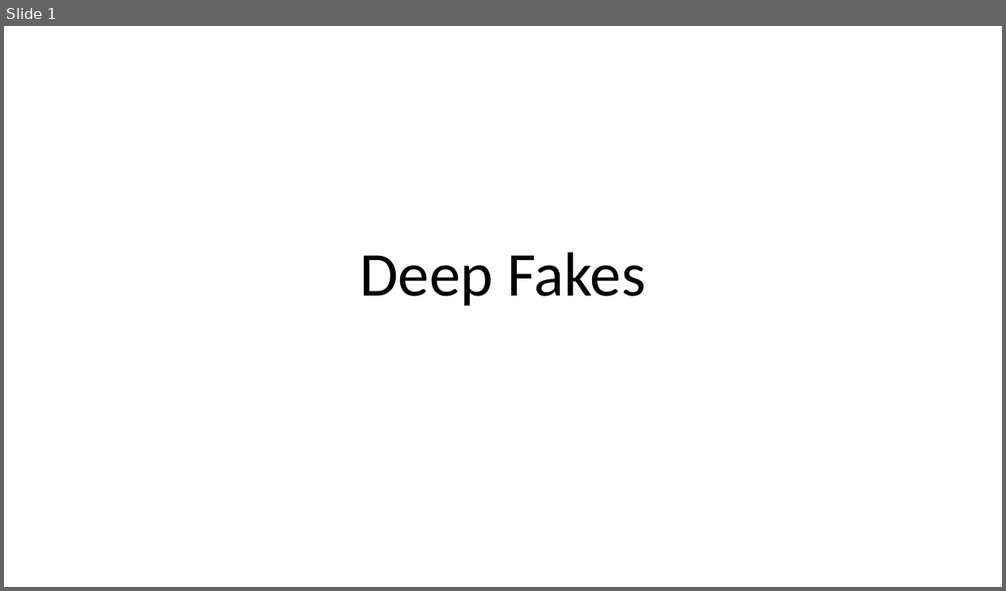
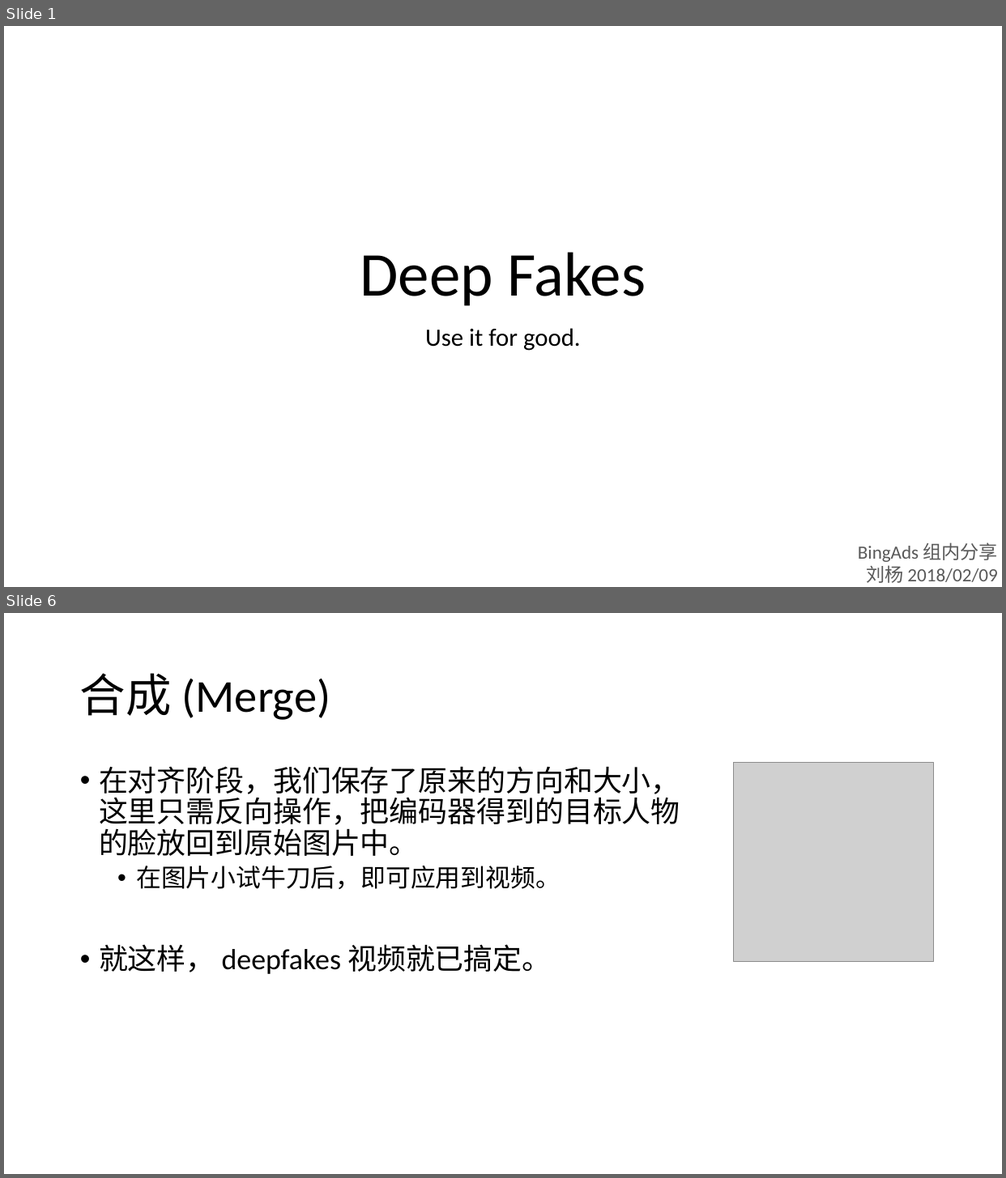
Before and after one commit to foamliu/Learning-DL, a slide deck: cv/DeepFakes.pptx. Shown one above the other, each under a label of ours: slide 1 before the commit, slides 1 and 6 after it; the slides between them are not shown. The pictures are 1006x591 and 1006x1178 pixels, drawn with LibreOffice and Linux fonts; fonts in the diff are those of the drawing; grey boxes stand for pictures. Boxes give left, top, right and bottom in pixels: in the first picture for what was removed or moved away, otherwise in the second. Text is boxed around its words. In the diff, an @@ line names an element or a change of style, - is before the commit and + after.

```diff
--- a/cv/DeepFakes.pptx
+++ b/cv/DeepFakes.pptx
@@ slide 6 added at <box>4,613,1002,1174</box>, background #FFFFFF @@
@@ title added at <box>80,673,331,720</box>, 44 pt, text #000000 @@
+合成 (Merge)
@@ text added at <box>99,766,680,974</box>, 28 pt, text #000000 @@
+• 在对齐阶段，我们保存了原来的方向和大小，这里只需反向操作，把编码器得到的目标人物的脸放回到原始图片中。
+  • 在图片小试牛刀后，即可应用到视频。
+• 就这样， deepfakes 视频就已搞定。
@@ picture added at <box>734,763,934,963</box> @@
@@ slide 1 changed as well @@
@@ subtitle added at <box>425,328,581,351</box>, 24 pt, text #000000 @@
+Use it for good.
@@ text added at <box>858,543,998,583</box>, 18 pt, text #595959 @@
+BingAds 组内分享
+刘杨 2018/02/09
```
Also in this commit, not shown: 5 other slides added, 1 slide removed, 2 other files.
